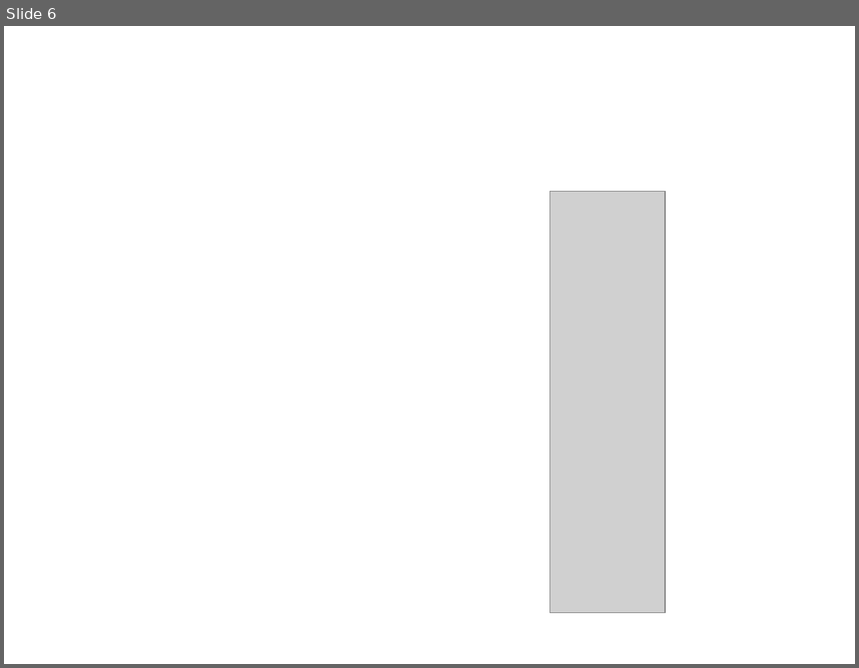
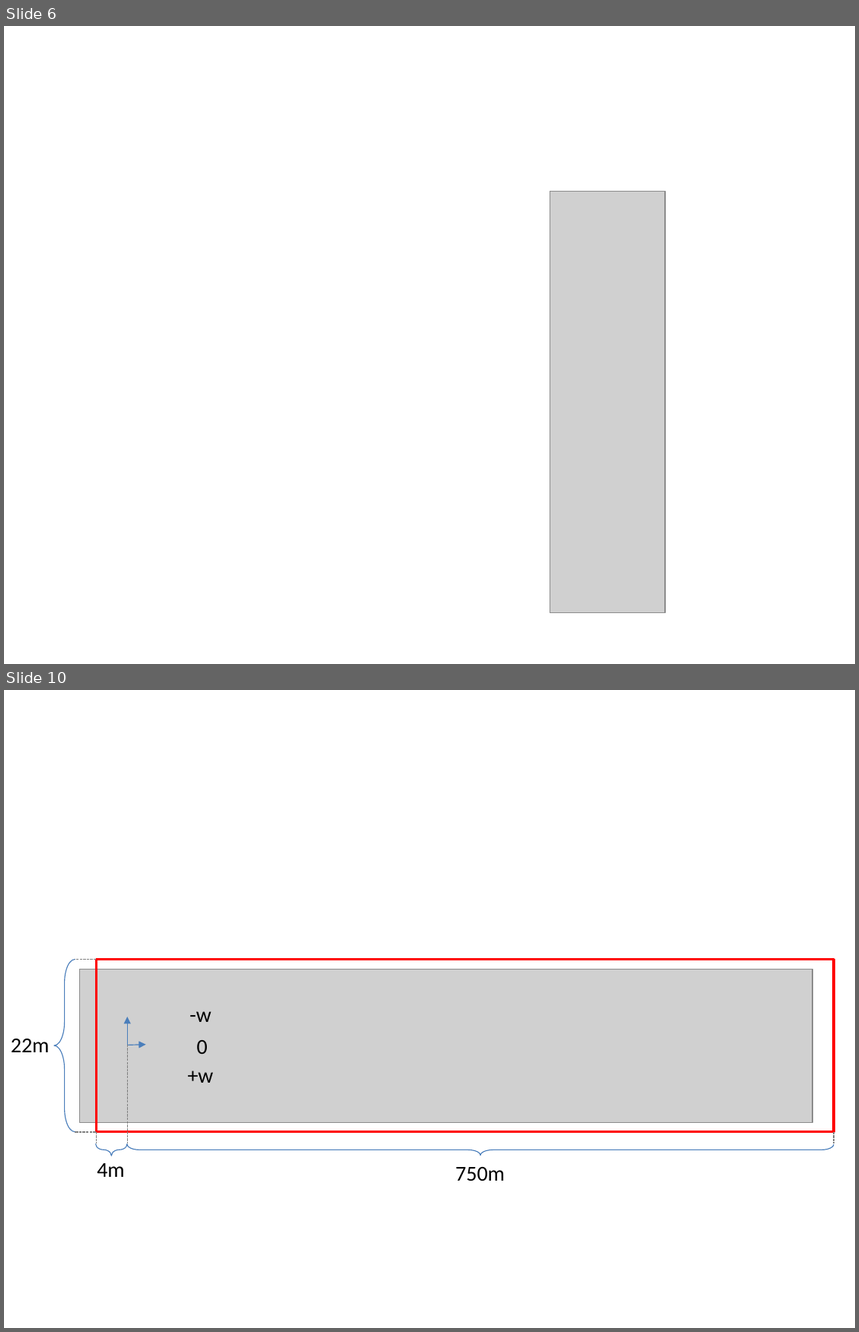
Before and after one commit to MohammadRaziei/BSc-Thesis, a slide deck: Thesis/Presentation.pptx. Shown one above the other, each under a label of ours: slide 6 before the commit, slides 6 and 10 after it; the slides between them are not shown. The pictures are 859x668 and 859x1332 pixels, drawn with LibreOffice and Linux fonts; fonts in the diff are those of the drawing; grey boxes stand for pictures. Boxes give left, top, right and bottom in pixels: in the first picture for what was removed or moved away, otherwise in the second. Text is boxed around its words. In the diff, an @@ line names an element or a change of style, - is before the commit and + after.

```diff
--- a/Thesis/Presentation.pptx
+++ b/Thesis/Presentation.pptx
@@ slide 10 added at [4, 690, 855, 1328], background #FFFFFF @@
@@ left brace added at [54, 960, 75, 1132], outline #4B7EBC 0.75 pt @@
@@ line added from (96, 960) to (75, 960), #808080 0.75 pt dashed @@
@@ rectangle added at [96, 960, 834, 1132], outline #FF0000 2 pt @@
@@ picture added at [80, 969, 813, 1122] @@
@@ arrow added from (127, 1045) to (127, 1017), #4B7EBC 0.75 pt @@
@@ text added at [189, 1011, 211, 1022], 18 pt, text #000000 @@
+-w
@@ text added at [11, 1039, 50, 1053], 18 pt, text #000000 @@
+22m
@@ arrow added from (127, 1045) to (146, 1045), #4B7EBC 0.75 pt @@
@@ line added from (127, 1045) to (127, 1144), #808080 0.75 pt dashed @@
@@ text added at [197, 1040, 208, 1054], 18 pt, text #000000 @@
+0
@@ text added at [188, 1071, 214, 1083], 18 pt, text #000000 @@
++w
@@ line added from (96, 1132) to (75, 1132), #808080 0.75 pt dashed @@
@@ left brace added at [95, 1144, 127, 1156], outline #4B7EBC 0.75 pt @@
@@ line added from (96, 1132) to (96, 1144), #808080 0.75 pt dashed @@
@@ left brace added at [127, 1144, 833, 1155], outline #4B7EBC 0.75 pt @@
@@ line added from (834, 1132) to (834, 1144), #808080 0.75 pt dashed @@
@@ text added at [97, 1163, 125, 1177], 18 pt, text #000000 @@
+4m
@@ text added at [455, 1167, 505, 1182], 18 pt, text #000000 @@
+750m
```
Also in this commit, not shown: 2 other slides added, 3 slides removed, 44 other files.
